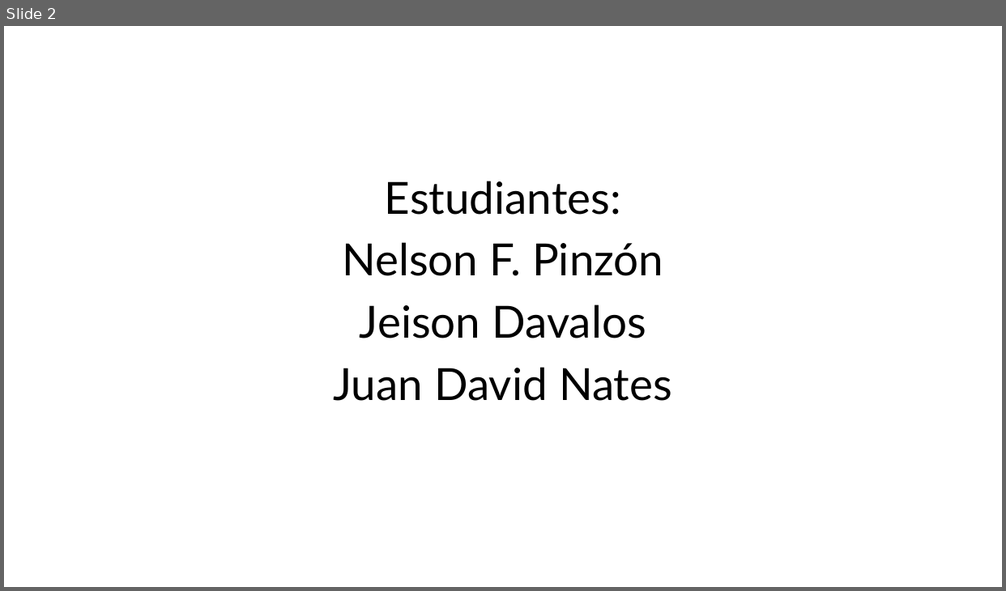
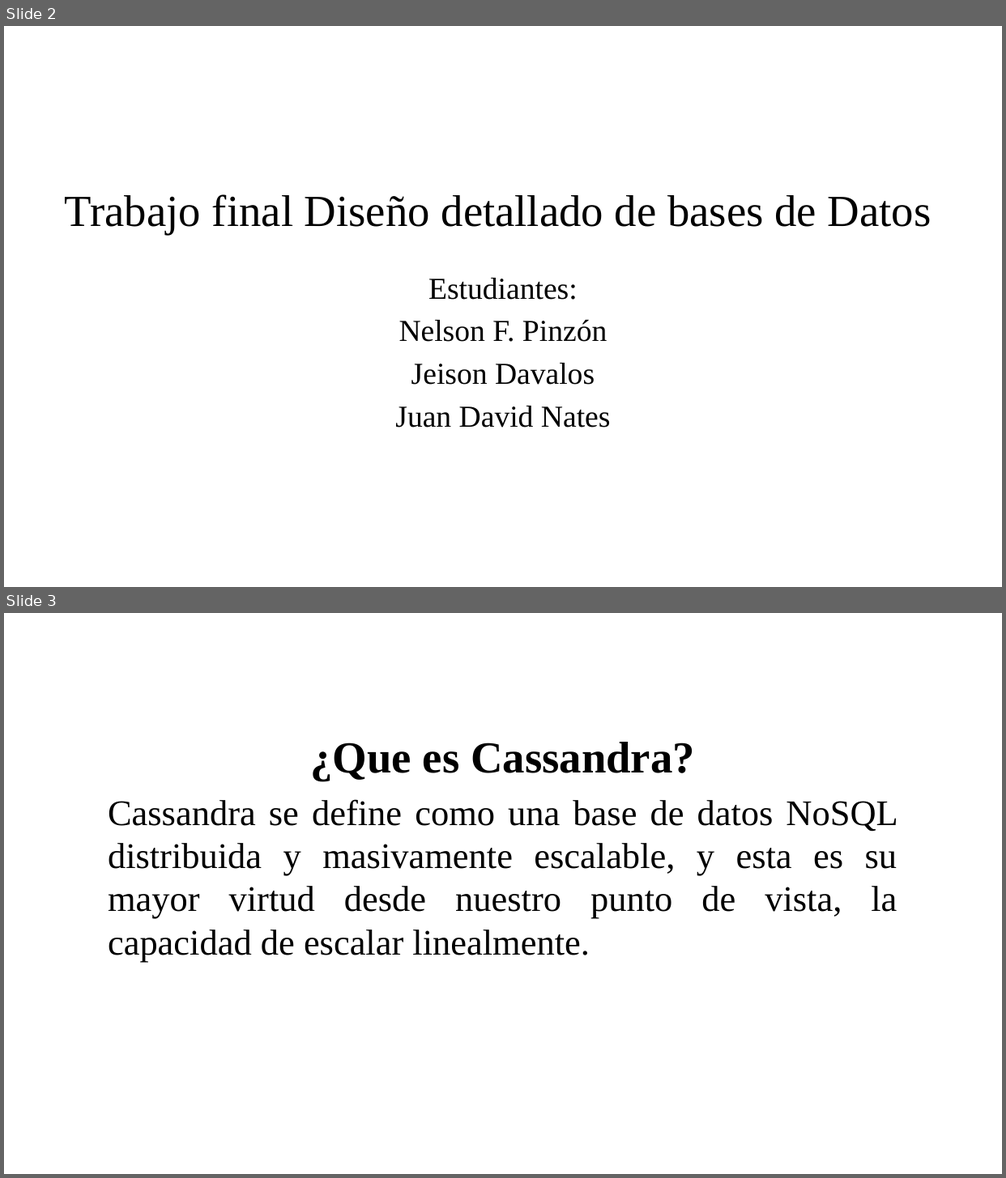
Before and after one commit to jnates/database_models, a slide deck: PresentaciónFinal.pptx. Shown one above the other, each under a label of ours: slide 2 before the commit, slides 2 and 3 after it. The pictures are 1006x591 and 1006x1178 pixels, drawn with LibreOffice and Linux fonts; fonts in the diff are those of the drawing; background and template pictures are left out. Boxes give left, top, right and bottom in pixels: in the first picture for what was removed or moved away, otherwise in the second. Text is boxed around its words. In the diff, an @@ line names an element or a change of style, - is before the commit and + after.

```diff
--- a/PresentaciónFinal.pptx
+++ b/PresentaciónFinal.pptx
@@ slide 3 added at (x1=4, y1=613, x2=1002, y2=1174), background picture (left out) @@
@@ text added at (x1=108, y1=742, x2=897, y2=962), 26 pt, text #000000 @@
+¿Que es Cassandra?
+Cassandra se define como una base de datos NoSQL distribuida y masivamente escalable, y esta es su mayor virtud desde nuestro punto de vista, la capacidad de escalar linealmente.
@@ slide 2 changed as well @@
@@ text added at (x1=65, y1=194, x2=931, y2=235), 32 pt, text #000000 @@
+Trabajo final Diseño detallado de bases de Datos
@@ text "Estudiantes:" moved from (x1=334, y1=181, x2=672, y2=401) to (x1=395, y1=278, x2=611, y2=428) @@
@@ text "Estudiantes:" at (x1=395, y1=278, x2=611, y2=428): size 32 to 22 pt, font Lato to Times New Roman; less space between paragraphs @@
```
Also in this commit, not shown: 1 other slide changed, 3 other slides added, 1 slide removed.
